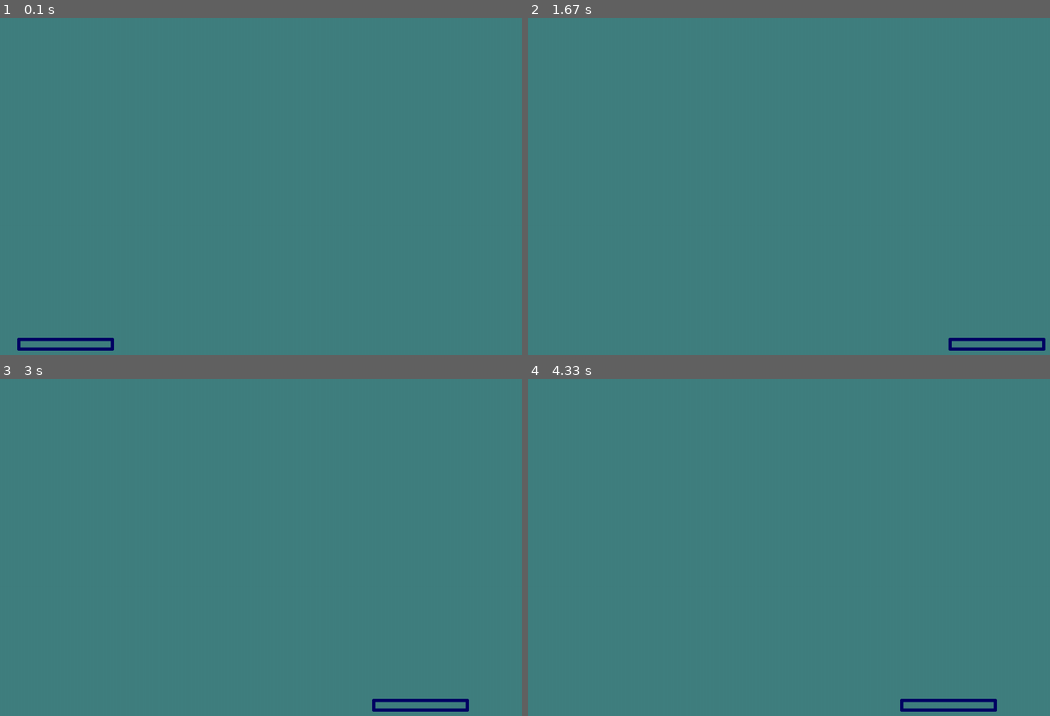
Above: before the commit, frames 1-4 (two rows, left to right).
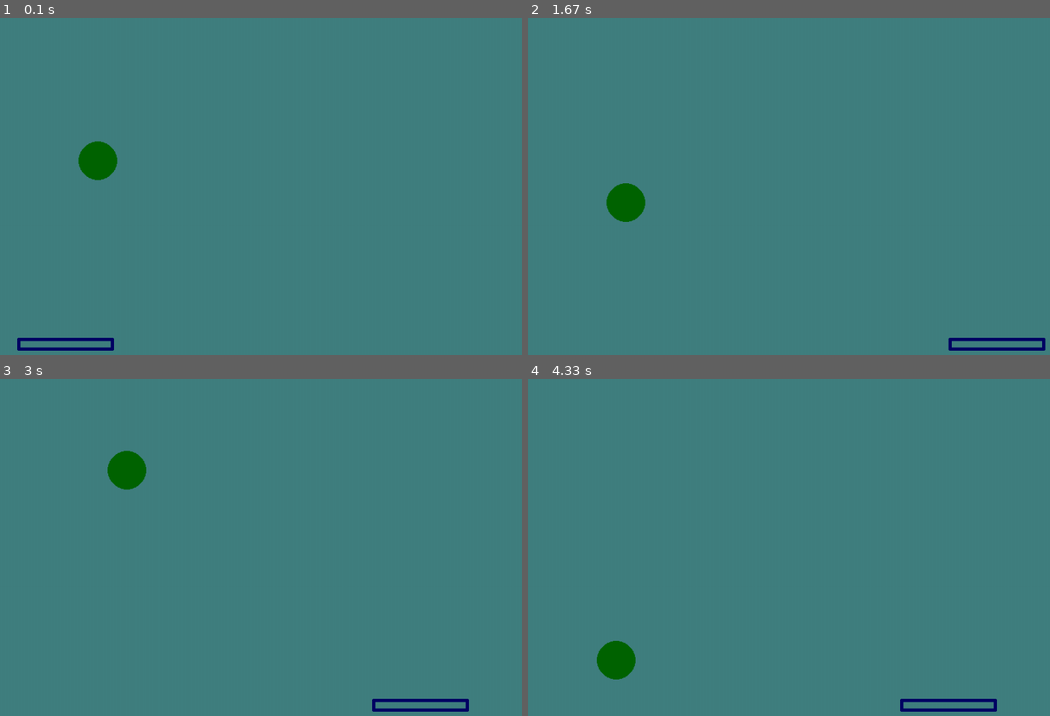
Above: after the commit, the same moments.

Repository: plexus/de-coolere-programmeerclub
Game: pygame game, started from arkanoid.py
Two runs of this game, one before a commit and one after it. Both use one fixed random seed, a clock stepped at 60 frames per second and the inputs below.
Inputs:
- Up to frame 1 (0.1 s): no input
- Up to frame 2 (1.67 s): hold X 0.33-0.8 s; hold Right 0.33-0.8 s; hold Right 0.83-1.3 s; tap X at 0.9, 1.2, 1.4 s; tap C at 0.98 s; hold Right from 1.33 s (still down)
- Up to frame 3 (3 s): tap X at 1.7, 1.9, 2.2, 2.47, 2.77, 2.9 s; release Right at 1.8 s; hold Left 1.83-2.37 s; hold Left 2.4-2.8 s; tap C at 2.55 s; hold Right from 2.83 s (still down)
- Up to frame 4 (4.33 s): tap X at 3.2, 3.57, 3.87, 4.07 s; release Right at 3.47 s; hold Left 3.5-3.97 s; hold Right from 4 s (still down); tap C at 4.15 s

The runs differ from the first frame. In frame 1, 0.7% of the frame differs, in the area x 14-23%, y 36-49%; in frame 2, 0.7%, in the area x 14-23%, y 49-61%; in frame 3, 0.7%; in frame 4, 0.7%.

Commit message:
Some progress

Diff:
--- a/arkanoid.py
+++ b/arkanoid.py
@@ -16,6 +16,12 @@
           "fill": (100,0,0),     # kleur van binnenkant
           "stroke": (0,0,100)}   # kleur van lijn
 
+ball = {"x": 200,
+        "y": 200,
+        "radius": 30,
+        "fill": (0,100,0),
+        "velocity": {"x": 5, "y": 5}}
+
 # Initialiseer het venster, gebeurt één keer aan het begin
 def init_pygame():
   global window, clock
@@ -27,15 +33,40 @@
 # Teken het spelbord
 def draw_graphics():
   window.fill(BACKGROUND)
-  # <<<<< HIER >>>>>>>
-  # pygame.Rect(x,y,hoogte,breedte)
+  # Teken paddle
   rect = pygame.Rect(paddle["x"], paddle["y"], paddle["breedte"], paddle["hoogte"])
   pygame.draw.rect(window, paddle["stroke"], rect, width=5, border_radius=2)
+  # Teken bal
+  pygame.draw.circle(window, ball["fill"], [ball["x"], ball["y"]], ball["radius"])
+
+def update_ball(ball):
+  ball["x"] = ball["x"] + ball["velocity"]["x"]
+  ball["y"] = ball["y"] + ball["velocity"]["y"]
+
+
+def bots_x(ball):
+  ball["velocity"]["x"]*=-1
+  ball["x"]+=ball["velocity"]["x"]
+
+def bots_y(ball):
+  ball["velocity"]["y"]*=-1
+  ball["y"]+=ball["velocity"]["y"]
+
+def collission_check(ball):
+  if ball["x"]-ball["radius"] <= 0 or ball["x"]+ball["radius"] >= WINDOW_SIZE[0]:
+    bots_x(ball)
+  elif ball["y"]-ball["radius"] <= 0:
+    bots_y(ball)
+  elif ball["y"]+ball["radius"] >= paddle["y"] and ball["x"] >= paddle["x"] and ball["x"] < paddle["x"]+paddle["breedte"]:
+    bots_y(ball)
+  elif ball["y"]+ball["radius"] >= WINDOW_SIZE[1]:
+    ball["velocity"]={"x": 0, "y": 0}
 
 # Verwerk "events" (gebeurtenissen) van toetsenbord of muis
 def handle_events():
-  global running
+  global running,ball
   for event in pygame.event.get():
+    print(event)
     match event.type:
       # venster sluiten
       case pygame.QUIT:
@@ -55,14 +86,22 @@
             if paddle["x"] < WINDOW_SIZE[0]-paddle["breedte"]:
               paddle["x"] = paddle["x"]+5
 
+          case pygame.K_x:
+            bots_x(ball)
+          case pygame.K_c:
+            bots_y(ball)
+
       # case pygame.MOUSEBUTTONDOWN:
       #   ...
 
 def main():
+  global ball   #<------
   init_pygame()
   while running:
     clock.tick(60) # 60 fps
     handle_events()
+    update_ball(ball)   #<--------
+    collission_check(ball)
     draw_graphics()
     pygame.display.update()
 
